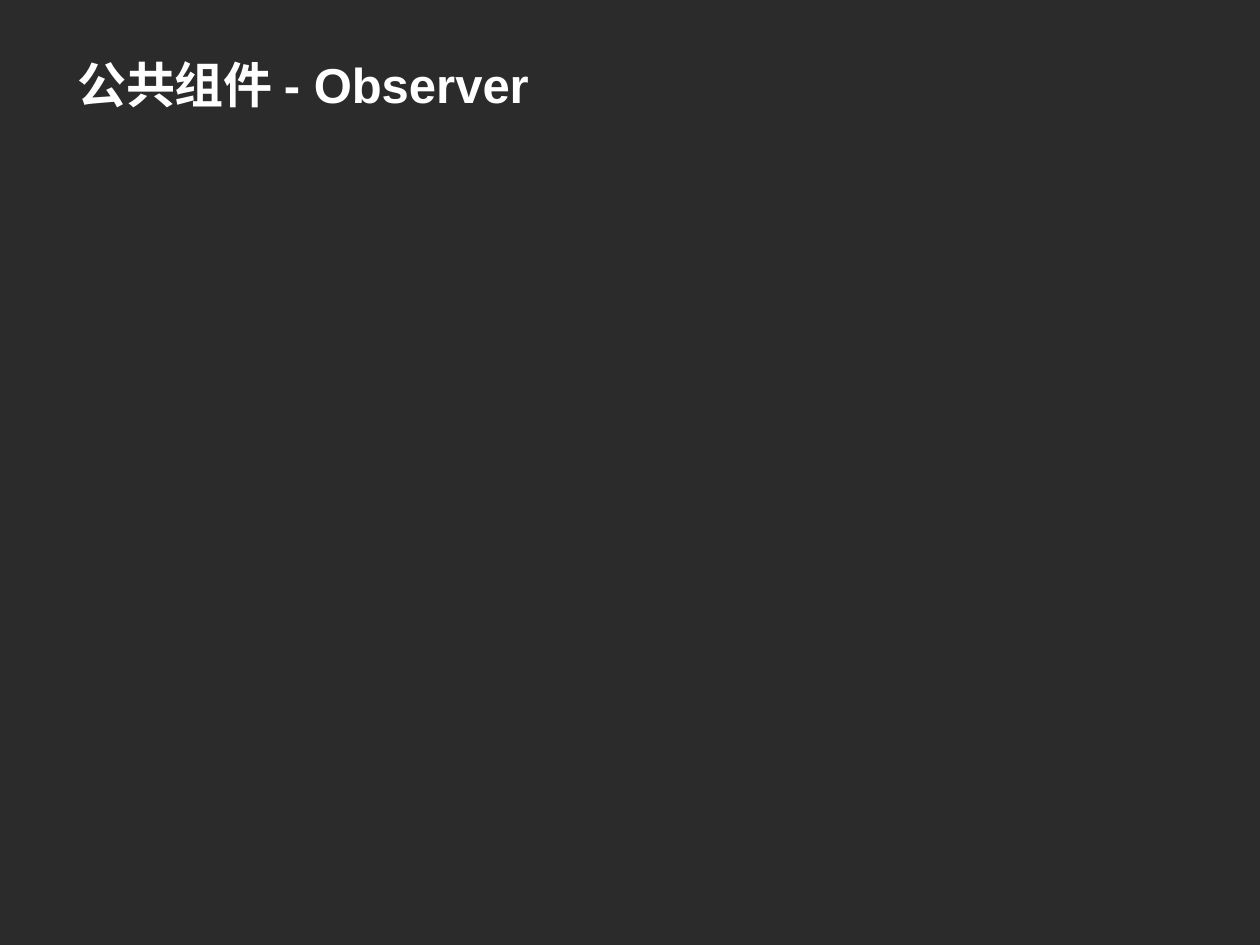
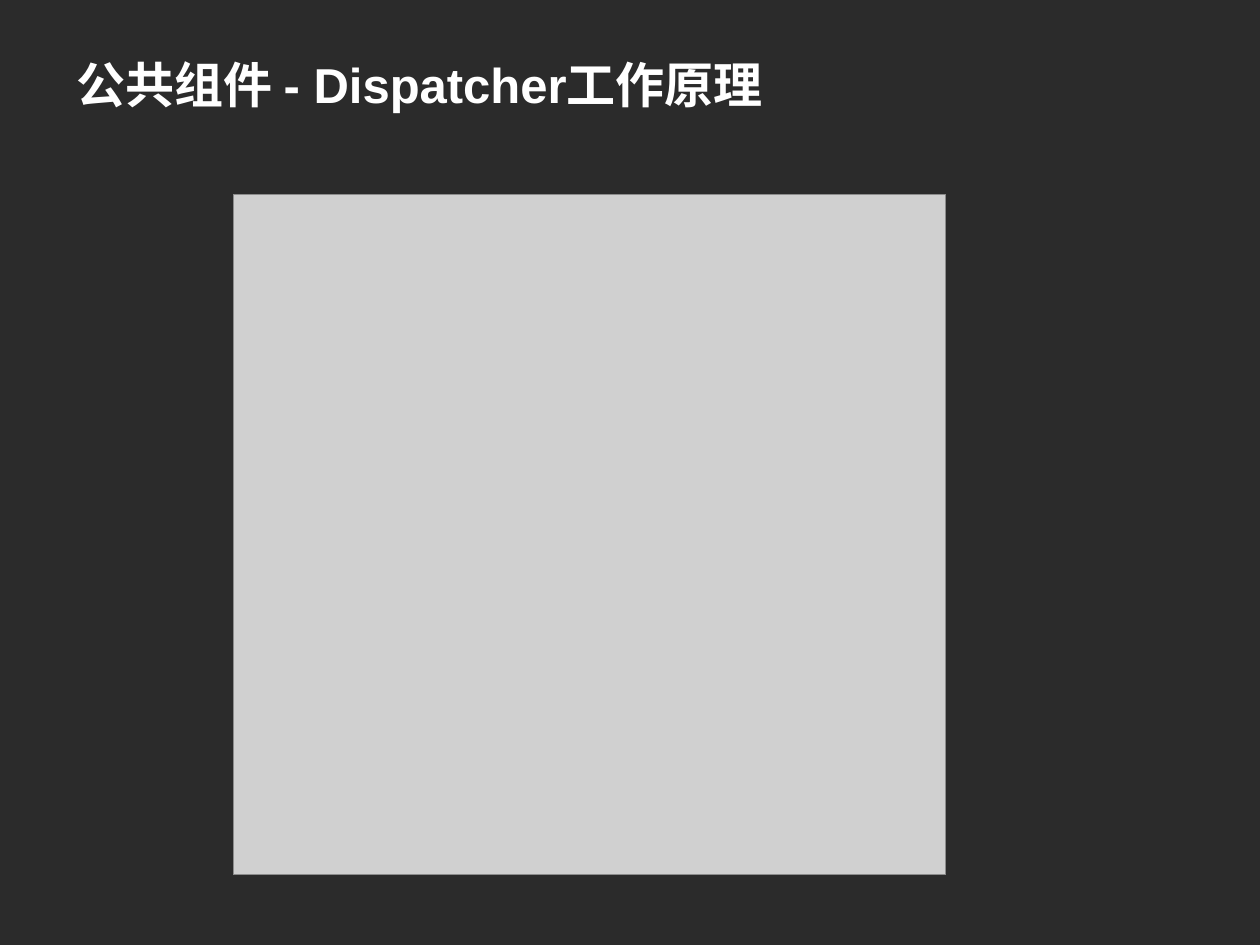
Before and after one commit to machicao2013/mooon, a slide deck: slide 14 of distributed_platform/docs/mooon.ppt (slide 12 before the commit). Drawn at 1260x945 pixels with LibreOffice and Linux fonts; fonts in the diff are those of the drawing; grey boxes stand for pictures; background and template pictures are left out; a plain dark background stands for a picture behind light text. Boxes give left, top, right and bottom in pixels: in the first picture for what was removed or moved away, otherwise in the second. Text is boxed around its words. In the diff, an @@ line names an element or a change of style, - is before the commit and + after.

```diff
--- a/distributed_platform/docs/mooon.ppt
+++ b/distributed_platform/docs/mooon.ppt
@@ title at [77, 61, 763, 113]: text changed @@
-公共组件 - Observer
+公共组件 - Dispatcher工作原理
@@ picture added at [233, 195, 946, 876] @@
```
Also in this commit, not shown: 8 other slides changed, 10 slides added, 2 slides removed, 1 other file.
